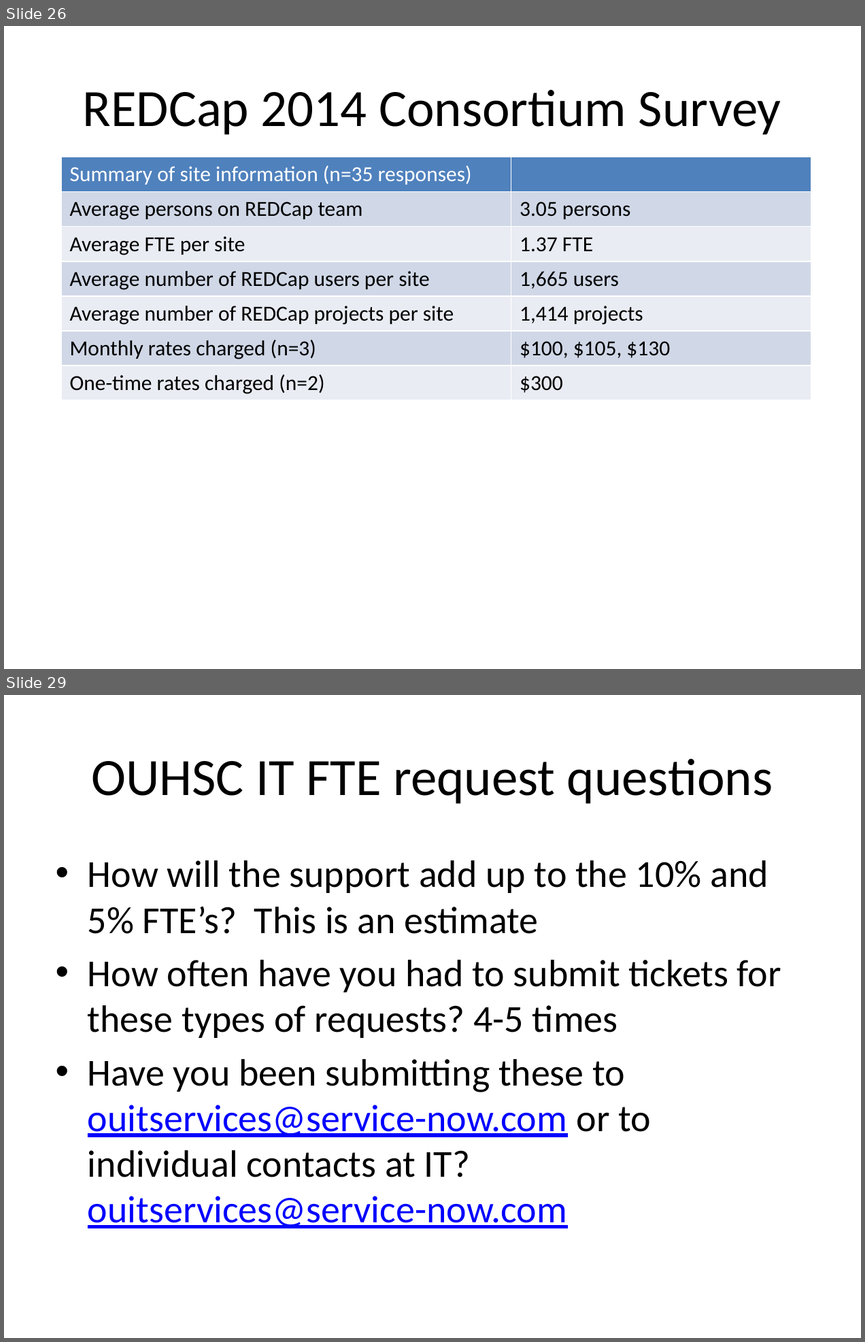
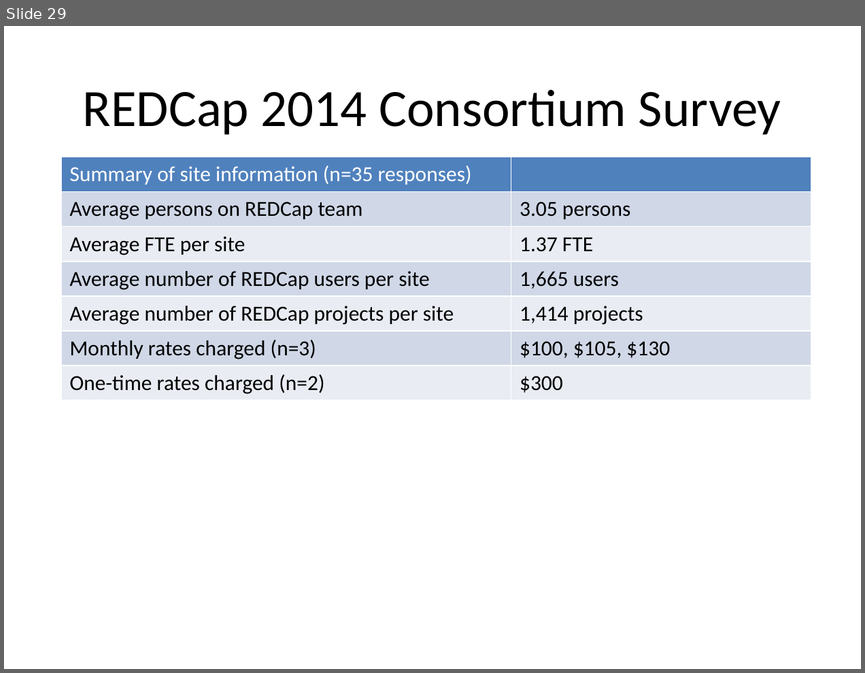
Before and after one commit to OuhscBbmc/RedcapGovernanceDocs, a slide deck: agendas/2016-04-redcap-governance-meeting.pptx. Shown one above the other, each under a label of ours: slides 26 and 29 before the commit, slide 29 after it; the slides between them are not shown. The pictures are 865x1342 and 865x673 pixels, drawn with LibreOffice and Linux fonts; fonts in the diff are those of the drawing. Boxes give left, top, right and bottom in pixels: in the first picture for what was removed or moved away, otherwise in the second. Text is boxed around its words. In the diff, an @@ line names an element or a change of style, - is before the commit and + after.

Commit message:
2016 agenda slides and support plan

```diff
--- a/agendas/2016-04-redcap-governance-meeting.pptx
+++ b/agendas/2016-04-redcap-governance-meeting.pptx
@@ slide 29 removed at <box>4,695,861,1338</box>, background #FFFFFF @@
@@ title removed at <box>91,758,772,804</box> @@
-OUHSC IT FTE request questions
@@ text removed at <box>88,860,781,1228</box> @@
-• How will the support add up to the 10% and 5% FTE’s? This is an estimate
-• How often have you had to submit tickets for these types of requests? 4-5 times
-• Have you been submitting these to ouitservices@service-now.com or to individual contacts at IT? ouitservices@service-now.com
@@ what was slide 26 is now slide 29 @@
```
Also in this commit, not shown: 8 slides changed, 9 slides added, 8 other slides removed, 1 other file.
